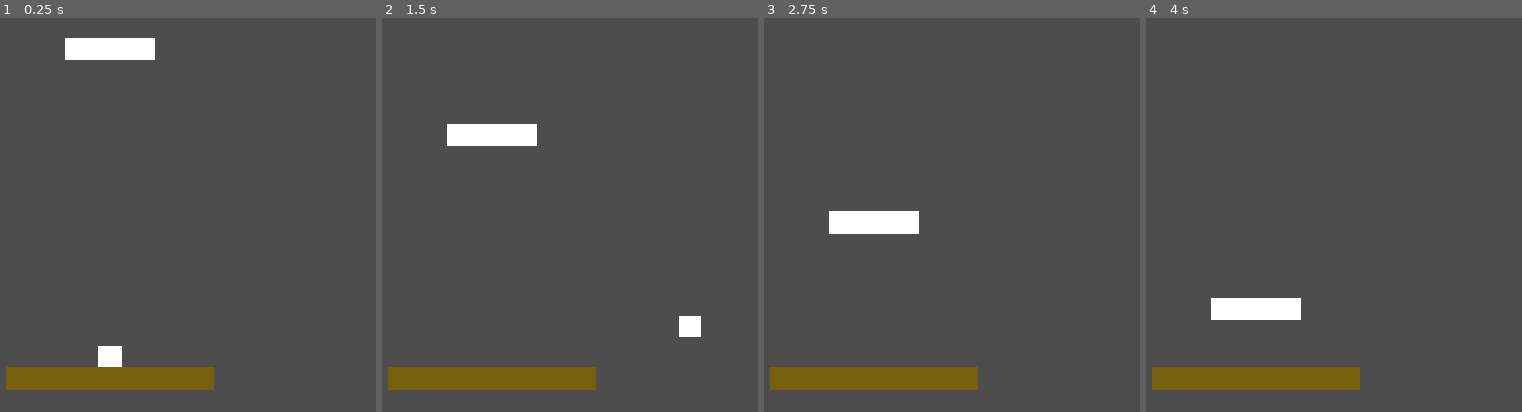
Above: before the commit, frames 1-4 (left to right).
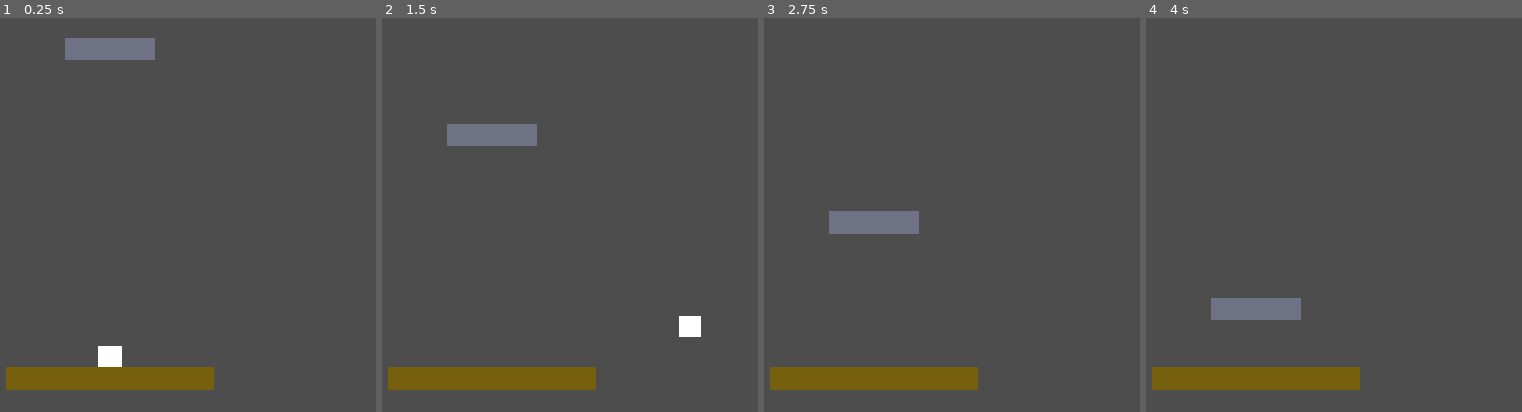
Above: after the commit, the same moments.

Repository: NxtCreator/heap
Game: Godot game, scene res://scenes/main.tscn
The game is run twice, just before and just after one commit, with the same random seed, the same clock (stepped at 60 frames per second) and the same inputs.
Inputs (mouse positions are in pixels of both pictures, inside the frame that each line leads up to):
- Up to frame 1 (0.25 s): no input
- Up to frame 2 (1.5 s): tap Enter at 0.5 s; move the mouse to (667, 163) at 0.52 s; hold Right (move_right) from 0.53 s (still down); tap Alt at 0.6 s; click (667, 163) at 0.67 s; tap Up (move_up) at 0.77 s; move the mouse to (outside the picture) at 1.27 s; tap Shift at 1.35 s
- Up to frame 3 (2.75 s): tap Up (move_up) at 1.52 s; move the mouse to (955, 88) at 2.02 s; release Right (move_right) at 2.03 s; hold Left (move_left) from 2.03 s (still down); tap Alt at 2.1 s
- Up to frame 4 (4 s): move the mouse to (1217, 278) at 2.77 s; release Left (move_left) at 2.78 s; hold Right (move_right) from 2.78 s (still down); tap Shift at 2.85 s; click (1217, 278) at 2.92 s; tap Up (move_up) at 3.02, 3.77 s; move the mouse to (1495, 254) at 3.52 s; tap Alt at 3.6 s

The runs differ from the first frame. In frame 1, 1.3% of the frame differs, in the area x 17-42%, y 5-11%; in frame 2, 1.3%; in frame 3, 1.4%, in the area x 17-42%, y 48-55%; in frame 4, 1.3%.

Commit message:
Color player and platforms from Palette so hidden player reads clearly against platforms

Diff:
--- a/scripts/platform.gd
+++ b/scripts/platform.gd
@@ -2,6 +2,9 @@
 const FALL_SPEED := 100
 var is_falling = true
 
+
+func _ready() -> void:
+	$Polygon2D.color = Palette.MID
 
 # Called every frame. 'delta' is the elapsed time since the previous frame.
 func _physics_process(delta: float) -> void:
--- a/scripts/player.gd
+++ b/scripts/player.gd
@@ -18,6 +18,9 @@
 	death_puff.global_position = global_position
 	hide()
 
+func _ready() -> void:
+	$Polygon2D.color = Palette.FG
+
 func _physics_process(delta: float) -> void:
 	if is_dead:
 		return
